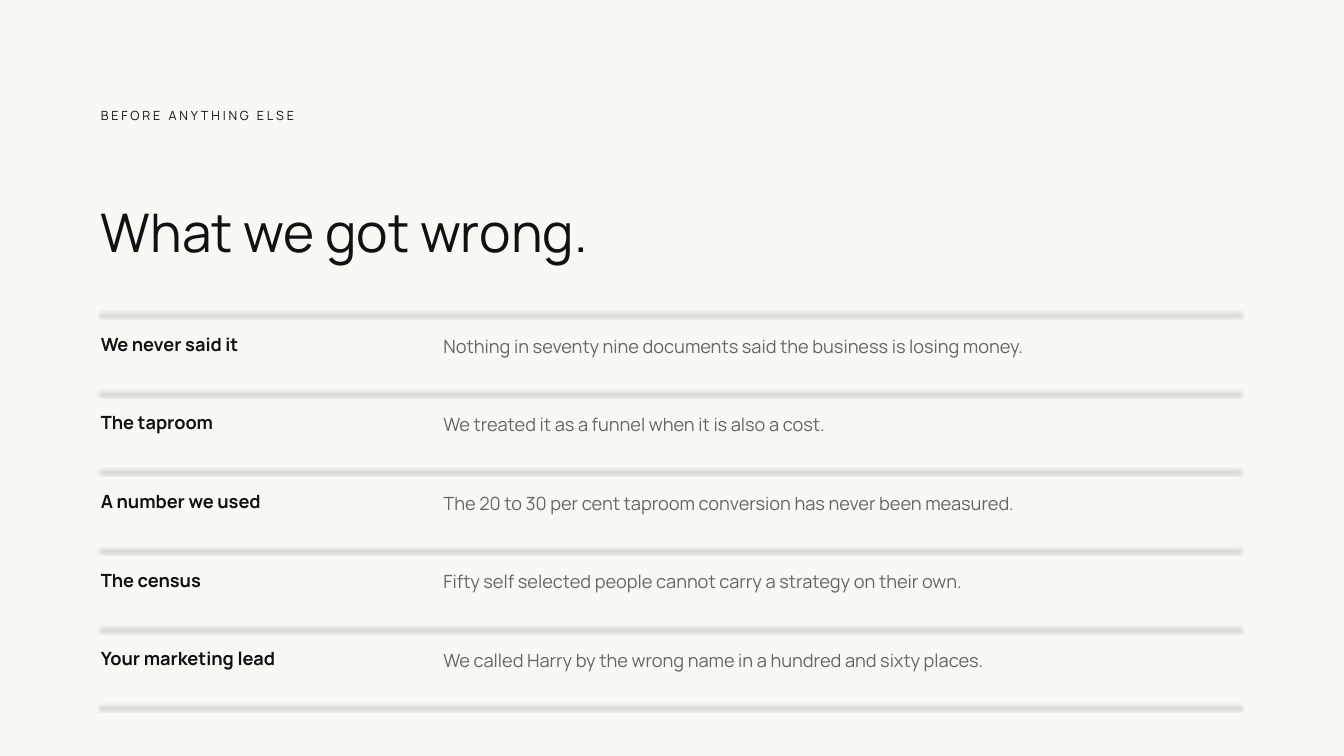
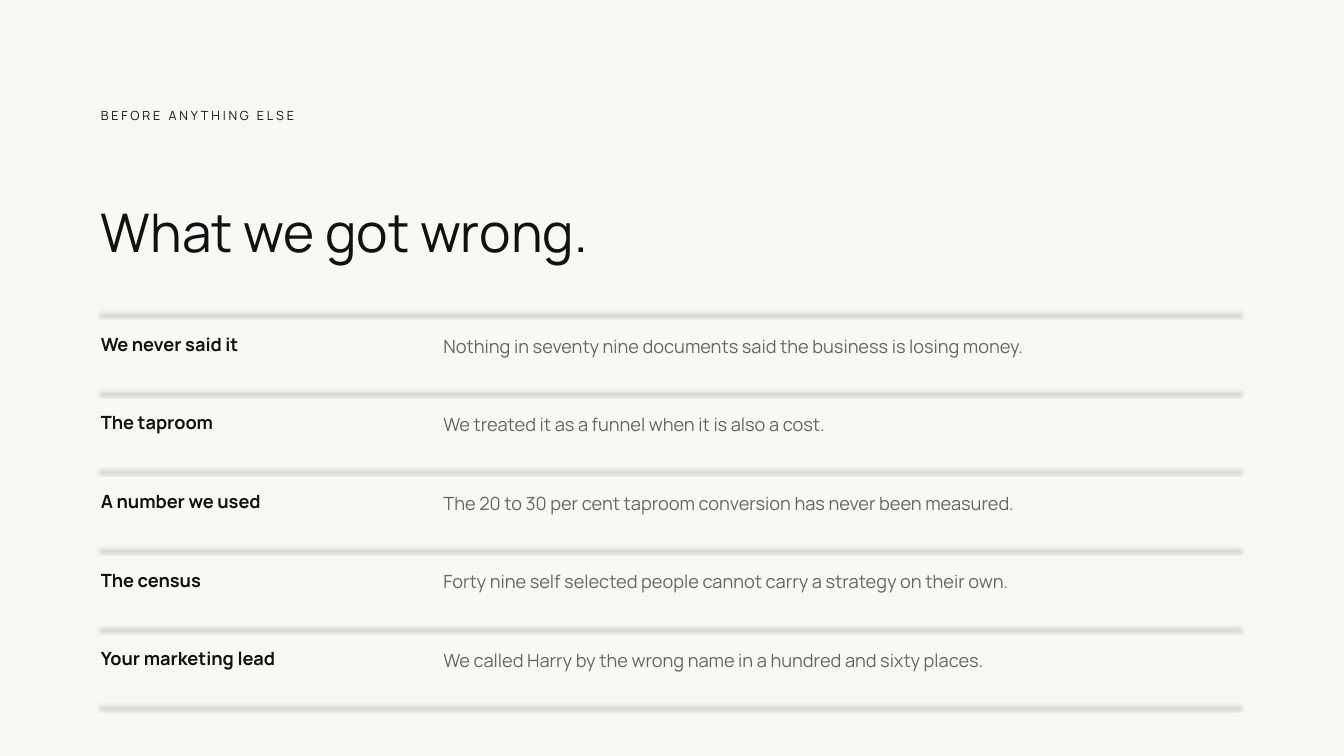
Before and after one commit to clentjewell/tapthatbrewery, a slide deck: slide 6 of 00 Admin/11 Final Outputs/site/JP_TapThat_WhereYouAre_v01.pptx (slide 5 before the commit). Drawn at 1344x756 pixels with LibreOffice and Linux fonts; fonts in the diff are those of the drawing. Boxes give left, top, right and bottom in pixels: in the first picture for what was removed or moved away, otherwise in the second. Text is boxed around its words. In the diff, an @@ line names an element or a change of style, - is before the commit and + after.

```diff
--- a/00 Admin/11 Final Outputs/site/JP_TapThat_WhereYouAre_v01.pptx
+++ b/00 Admin/11 Final Outputs/site/JP_TapThat_WhereYouAre_v01.pptx
@@ text at bbox=[443, 574, 1008, 593]: text changed @@
-Fifty self selected people cannot carry a strategy on their own.
+Forty nine self selected people cannot carry a strategy on their own.
```
Also in this commit, not shown: 3 other slides changed, 3 slides added, 8 other files.
